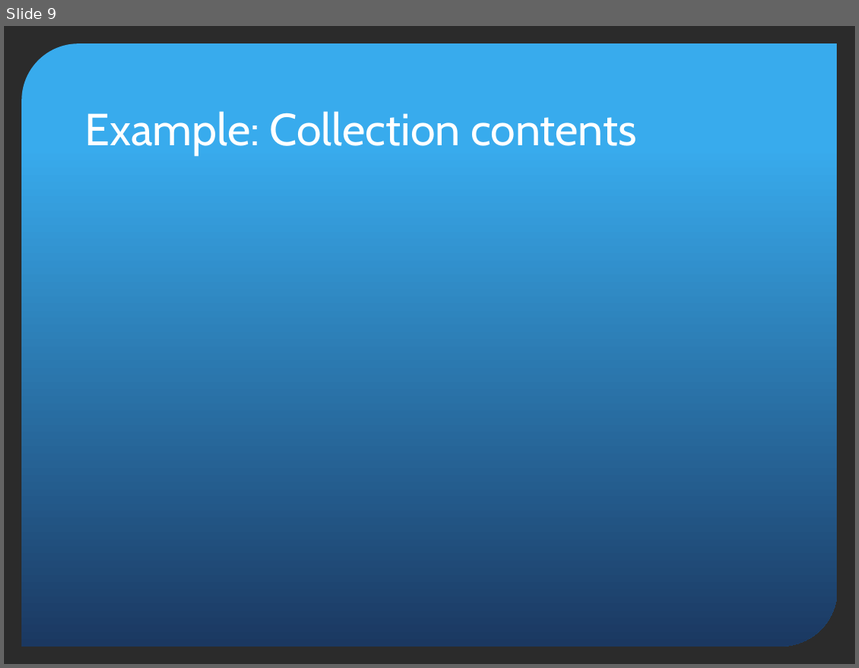
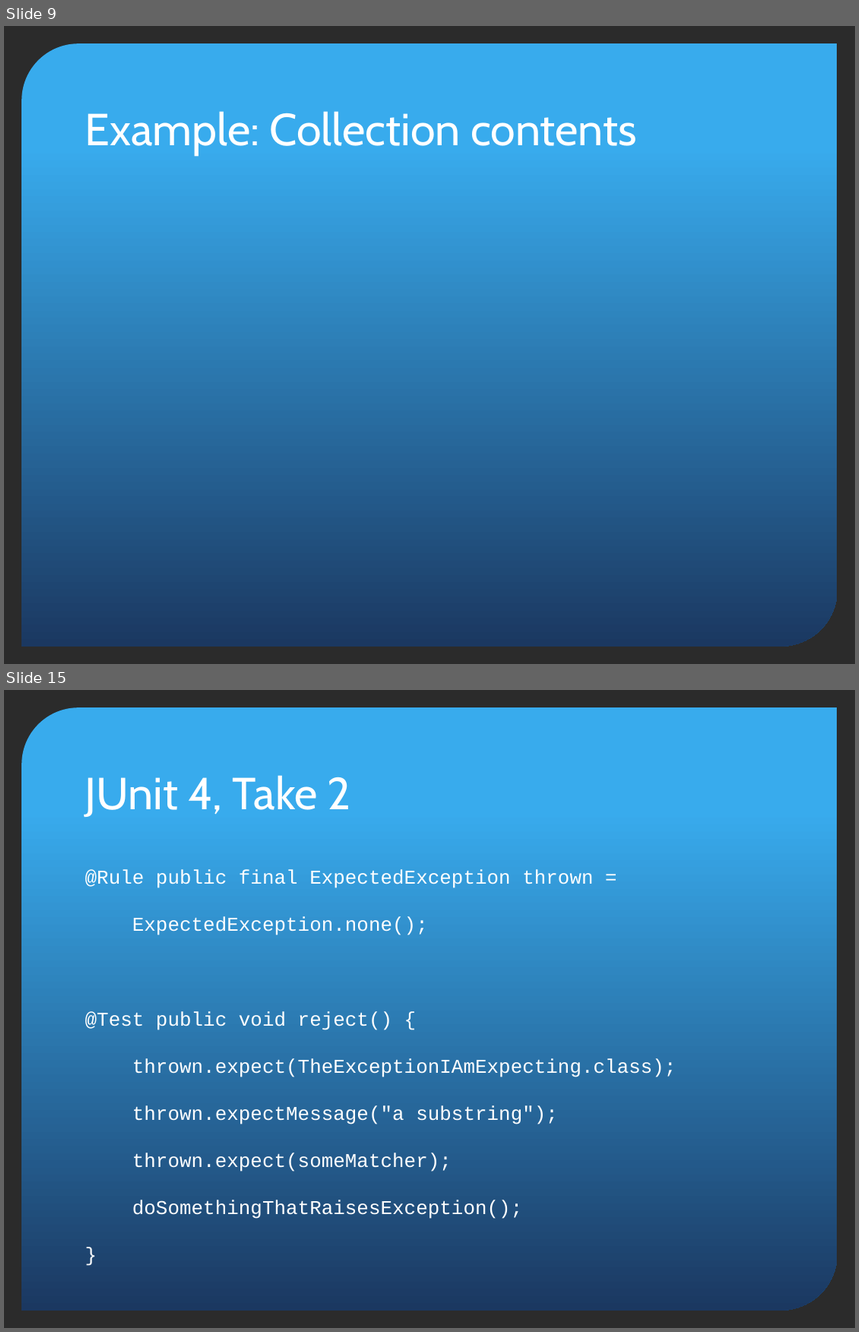
Before and after one commit to pholser/bending-junit, a slide deck: bending-junit.pptx. Shown one above the other, each under a label of ours: slide 9 before the commit, slides 9 and 15 after it; the slides between them are not shown. The pictures are 859x668 and 859x1332 pixels, drawn with LibreOffice and Linux fonts; fonts in the diff are those of the drawing; background and template pictures are left out; a plain dark background stands for a picture behind light text. Boxes give left, top, right and bottom in pixels: in the first picture for what was removed or moved away, otherwise in the second. Text is boxed around its words. In the diff, an @@ line names an element or a change of style, - is before the commit and + after.

```diff
--- a/bending-junit.pptx
+++ b/bending-junit.pptx
@@ slide 15 added at (4, 690, 855, 1328), background picture (left out); not listed: 1 template element that a slide beside it also shows @@
@@ title added at (85, 775, 351, 817), 38 pt, text #FFFFFF @@
+JUnit 4, Take 2
@@ text added at (85, 869, 677, 1219), 16.6 pt, text #FFFFFF @@
+@Rule public final ExpectedException thrown =
+ExpectedException.none();
+@Test public void reject() {
+thrown.expect(TheExceptionIAmExpecting.class);
+thrown.expectMessage("a substring");
+thrown.expect(someMatcher);
+doSomethingThatRaisesException();
+}
```
Also in this commit, not shown: 1 slide changed, 5 other slides added.
